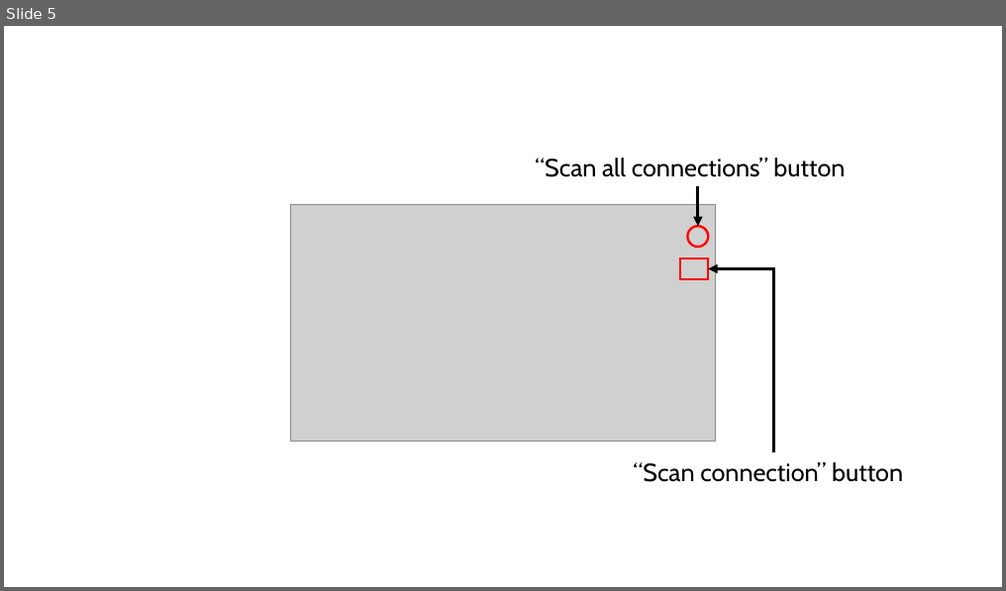
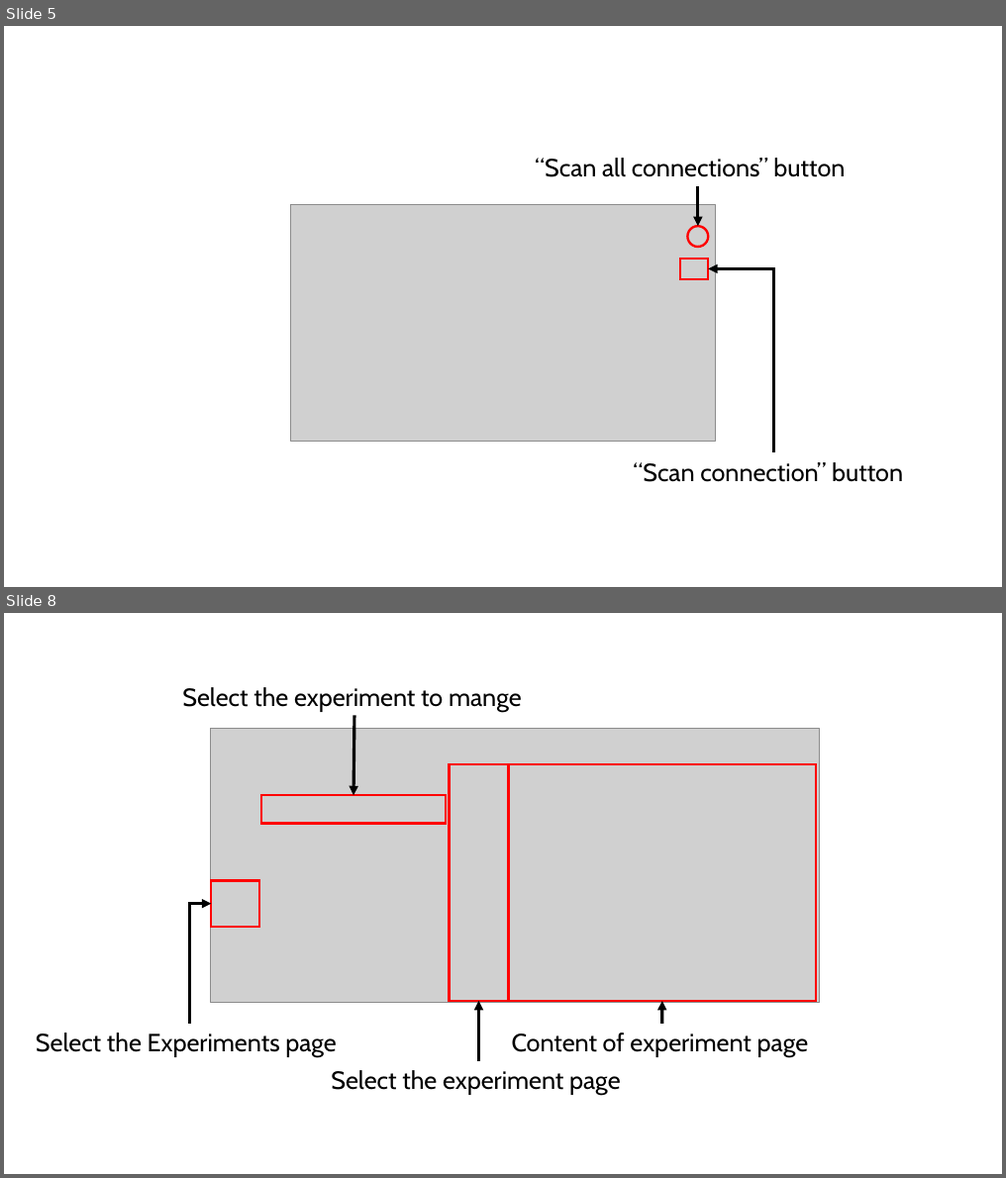
Before and after one commit to LabBench-Society/Protocols, a slide deck: introdemo/Illustrations/Illustrations (Introduction to LabBench).pptx. Shown one above the other, each under a label of ours: slide 5 before the commit, slides 5 and 8 after it; the slides between them are not shown. The pictures are 1006x591 and 1006x1178 pixels, drawn with LibreOffice and Linux fonts; fonts in the diff are those of the drawing; grey boxes stand for pictures. Boxes give left, top, right and bottom in pixels: in the first picture for what was removed or moved away, otherwise in the second. Text is boxed around its words. In the diff, an @@ line names an element or a change of style, - is before the commit and + after.

```diff
--- a/introdemo/Illustrations/Illustrations (Introduction to LabBench).pptx
+++ b/introdemo/Illustrations/Illustrations (Introduction to LabBench).pptx
@@ slide 8 added at bbox=[4, 613, 1002, 1174], background #FFFFFF @@
@@ text added at bbox=[182, 687, 522, 712], 24 pt, text #000000 @@
+Select the experiment to mange
@@ picture added at bbox=[211, 728, 819, 1003] @@
@@ arrow added from (354, 716) to (353, 796), #000000 3 pt @@
@@ rectangle added at bbox=[450, 764, 509, 1001], outline #FF0000 2.25 pt @@
@@ rectangle added at bbox=[509, 764, 816, 1001], outline #FF0000 2.25 pt @@
@@ rectangle added at bbox=[261, 796, 446, 824], outline #FF0000 2.25 pt @@
@@ elbow arrow added from (190, 1024) to (211, 904), #000000 3 pt @@
@@ rectangle added at bbox=[211, 881, 260, 927], outline #FF0000 2.25 pt @@
@@ arrow added from (478, 1061) to (478, 1001), #000000 3 pt @@
@@ arrow added from (662, 1024) to (662, 1001), #000000 3 pt @@
@@ text added at bbox=[36, 1033, 337, 1058], 24 pt, text #000000 @@
+Select the Experiments page
@@ text added at bbox=[512, 1033, 809, 1058], 24 pt, text #000000 @@
+Content of experiment page
@@ text added at bbox=[331, 1070, 621, 1096], 24 pt, text #000000 @@
+Select the experiment page
```
Also in this commit, not shown: 7 other slides added, 1 slide removed, 1 other file.
